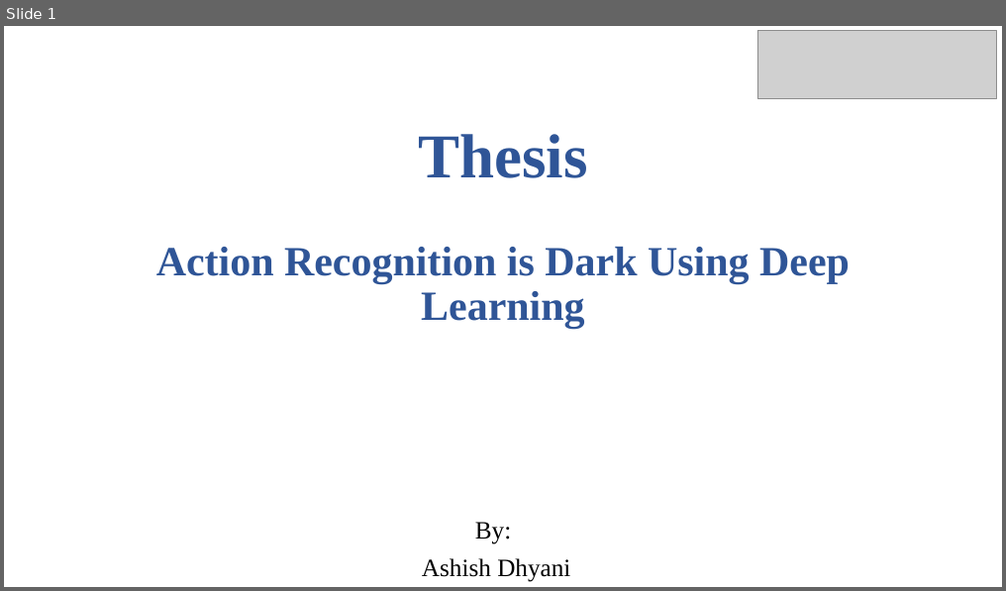
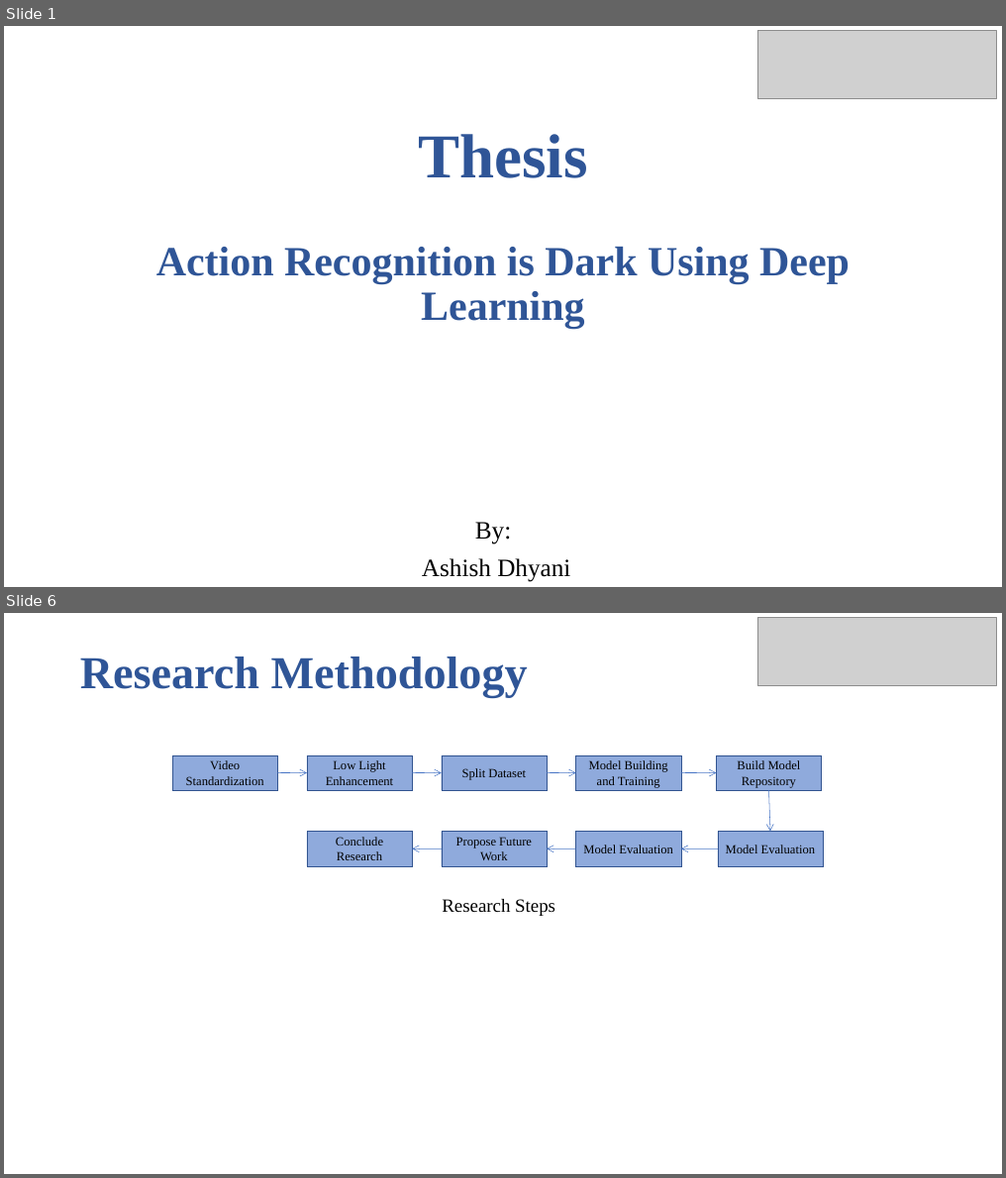
Before and after one commit to ashishdhyani/arid-dl, a slide deck: Thesis/Thesis.pptx. Shown one above the other, each under a label of ours: slide 1 before the commit, slides 1 and 6 after it; the slides between them are not shown. The pictures are 1006x591 and 1006x1178 pixels, drawn with LibreOffice and Linux fonts; fonts in the diff are those of the drawing; grey boxes stand for pictures. Boxes give left, top, right and bottom in pixels: in the first picture for what was removed or moved away, otherwise in the second. Text is boxed around its words. In the diff, an @@ line names an element or a change of style, - is before the commit and + after.

```diff
--- a/Thesis/Thesis.pptx
+++ b/Thesis/Thesis.pptx
@@ slide 6 added at <box>4,613,1002,1174</box>, background #FFFFFF @@
@@ picture added at <box>758,618,997,685</box> @@
@@ title added at <box>80,657,528,698</box>, 44 pt, text #2F5597, bold @@
+Research Methodology
@@ rectangle added at <box>172,756,278,790</box>, fill #8FAADC, outline #325491 0.25 pt, 12 pt, text #000000 @@
+Video Standardization
@@ rectangle added at <box>307,756,413,790</box>, fill #8FAADC, outline #325491 0.25 pt, 12 pt, text #000000 @@
+Low Light Enhancement
@@ rectangle added at <box>442,756,547,790</box>, fill #8FAADC, outline #325491 0.25 pt, 12 pt, text #000000 @@
+Split Dataset
@@ rectangle added at <box>576,756,681,790</box>, fill #8FAADC, outline #325491 0.25 pt, 12 pt, text #000000 @@
+Model Building and Training
@@ rectangle added at <box>717,756,823,790</box>, fill #8FAADC, outline #325491 0.25 pt, 12 pt, text #000000 @@
+Build Model Repository
@@ arrow added from (278, 773) to (307, 773), #4472C4 0.5 pt @@
@@ arrow added from (412, 773) to (442, 773), #4472C4 0.5 pt @@
@@ arrow added from (547, 773) to (576, 773), #4472C4 0.5 pt @@
@@ arrow added from (681, 773) to (717, 773), #4472C4 0.5 pt @@
@@ arrow added from (769, 790) to (770, 832), #4472C4 0.5 pt @@
@@ rectangle added at <box>307,832,413,866</box>, fill #8FAADC, outline #325491 0.25 pt, 12 pt, text #000000 @@
+Conclude Research
@@ arrow added from (442, 849) to (412, 849), #4472C4 0.5 pt @@
@@ rectangle added at <box>442,832,547,866</box>, fill #8FAADC, outline #325491 0.25 pt, 12 pt, text #000000 @@
+Propose Future Work
@@ arrow added from (576, 849) to (547, 849), #4472C4 0.5 pt @@
@@ rectangle added at <box>576,832,681,866</box>, fill #8FAADC, outline #325491 0.25 pt, 12 pt, text #000000 @@
+Model Evaluation
@@ arrow added from (718, 849) to (681, 849), #4472C4 0.5 pt @@
@@ rectangle added at <box>718,832,824,866</box>, fill #8FAADC, outline #325491 0.25 pt, 12 pt, text #000000 @@
+Model Evaluation
@@ text added at <box>442,899,555,916</box>, 18 pt, text #000000 @@
+Research Steps
```
Also in this commit, not shown: 5 slides changed, 3 other slides added, 2 slides removed, 17 other files.
